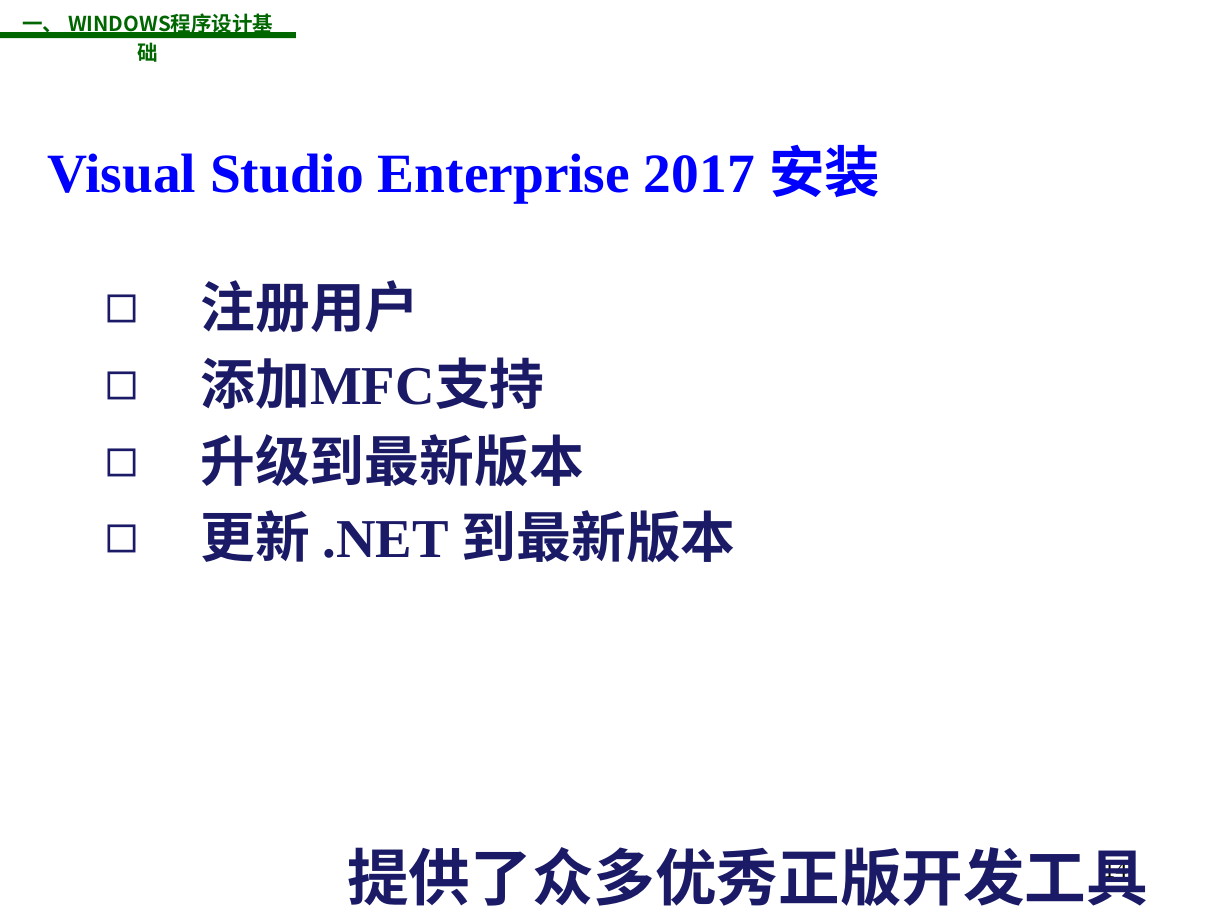
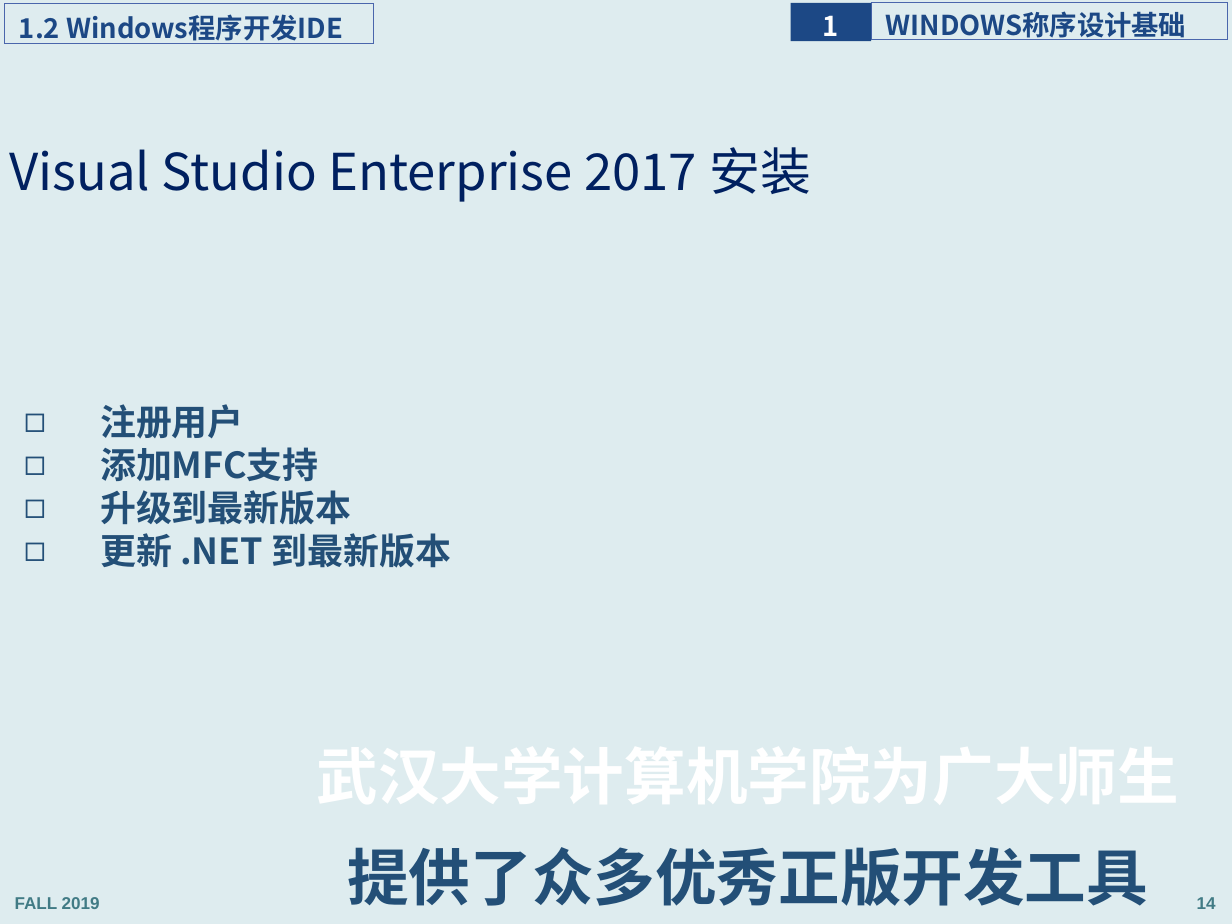
Before and after one commit to jichenghu/ppt_programmingWindows, a slide deck: slide 14 of programmingWindows_1.pptx. Drawn at 1232x924 pixels with LibreOffice and Linux fonts; fonts in the diff are those of the drawing; background and template pictures are left out. Boxes give left, top, right and bottom in pixels: in the first picture for what was removed or moved away, otherwise in the second. Text is boxed around its words. In the diff, an @@ line names an element or a change of style, - is before the commit and + after.

```diff
--- a/programmingWindows_1.pptx
+++ b/programmingWindows_1.pptx
@@ background picture (left out) to #DEECEF @@
@@ rectangle added at bbox=[5, 4, 375, 43], outline #4A66AC 0.75 pt, 16 pt, text #1C4885, bold @@
+1.2 Windows程序开发IDE
@@ text removed at bbox=[22, 21, 63, 37] @@
-一、 WINDOWS程序设计基础
@@ rectangle added at bbox=[791, 2, 871, 41], fill #1C4885, 16 pt, text #FFFFFF, bold @@
+1
@@ rectangle added at bbox=[871, 2, 1227, 39], outline #4A66AC 0.75 pt, 16 pt, text #1C4885, bold @@
+WINDOWS称序设计基础
@@ line removed from (0, 34) to (296, 34) @@
@@ title "Visual Studio Enterprise 2017 安装": place and size @@
-title "Visual Studio Enterprise 2017 安装" at bbox=[47, 145, 880, 202]
+title "Visual Studio Enterprise 2017 安装" at bbox=[9, 147, 811, 202]
@@ title "Visual Studio Enterprise 2017 安装" at bbox=[9, 147, 811, 202]: size 32.4 to 29.7 pt, font Times New Roman to Noto Sans CJK SC, text colour #0000FF to #002060, bold off; line spacing 1 to 0.9 @@
@@ text "注册用户": place and size @@
-text "注册用户" at bbox=[200, 280, 736, 563]
+text "注册用户" at bbox=[100, 404, 451, 568]
@@ text "注册用户" at bbox=[100, 404, 451, 568]: size 32 to 21 pt, font Times New Roman to Noto Sans CJK SC, text colour #191966 to #234F77; indent changed; line spacing 1 to 0.9; more space between paragraphs @@
@@ text at bbox=[347, 847, 1148, 906]: text colour #191966 to #234F77 in "提供了众多优秀正版开发工具" @@
@@ page number removed at bbox=[1103, 858, 1127, 883] @@
-14
@@ text added at bbox=[15, 897, 100, 909], 10 pt, text #417B85, bold @@
+FALL 2019
@@ page number added at bbox=[1197, 897, 1216, 909], 10 pt, text #417B85, bold @@
+14
```
Also in this commit, not shown: 53 other slides changed, 2 slides added, 1 slide removed, 3 other files.
